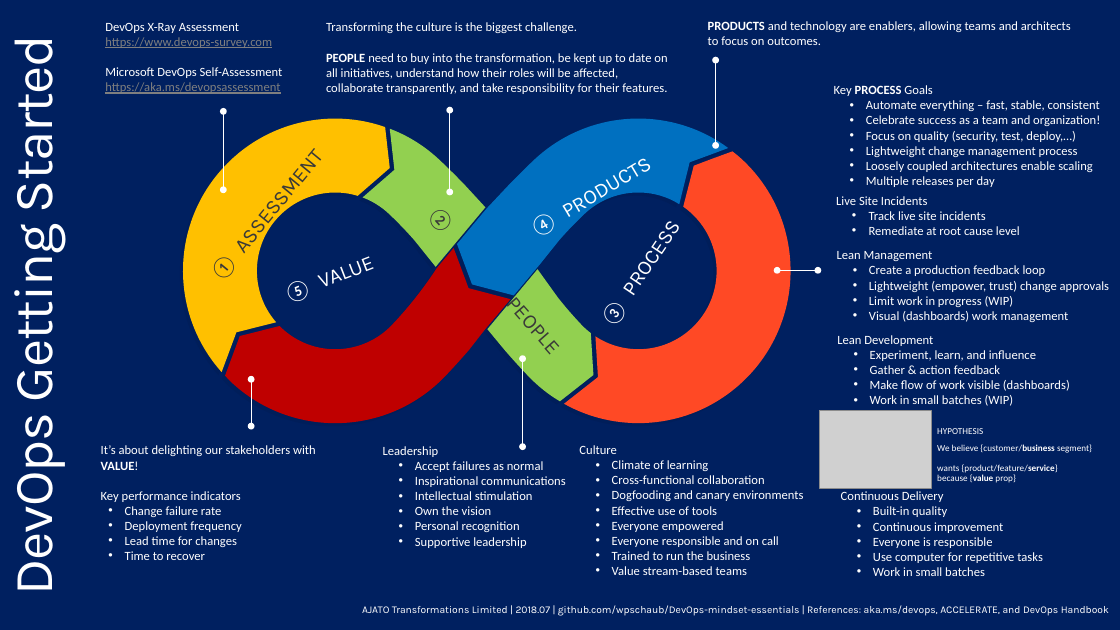
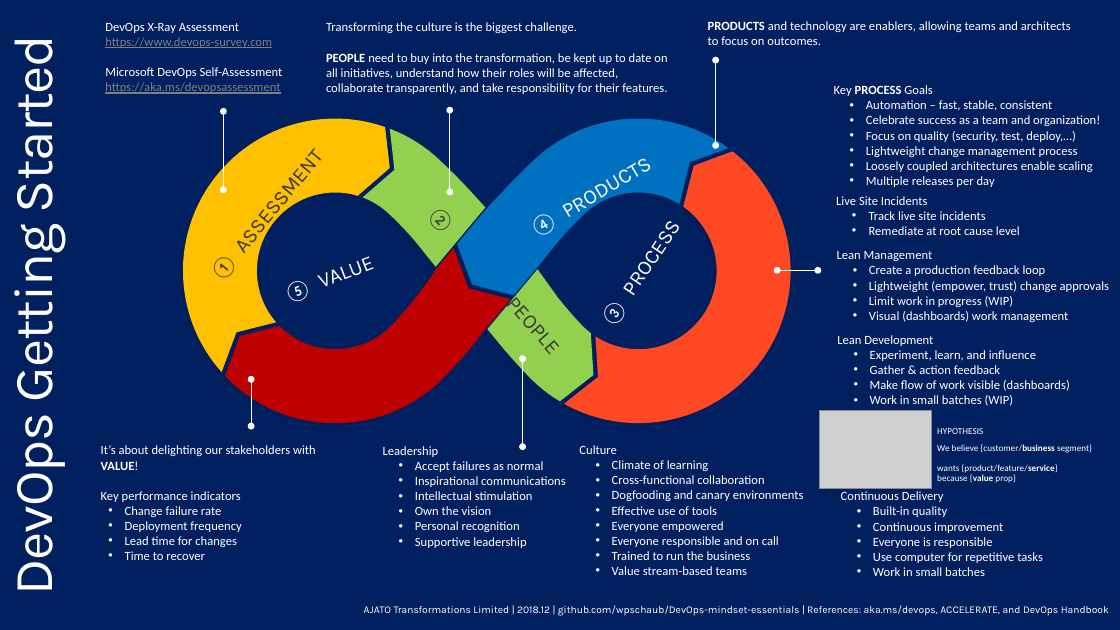
Before and after one commit to wpschaub/quick-reference-posters, a slide deck: slide 2 of src/devops-mindset-essentials/devops-getting-started.pptx. Drawn at 1120x630 pixels with LibreOffice and Linux fonts; fonts in the diff are those of the drawing; grey boxes stand for pictures; background and template pictures are left out. Boxes give left, top, right and bottom in pixels: in the first picture for what was removed or moved away, otherwise in the second. Text is boxed around its words. In the diff, an @@ line names an element or a change of style, - is before the commit and + after.

Commit message:
Change automate everything to automation

```diff
--- a/src/devops-mindset-essentials/devops-getting-started.pptx
+++ b/src/devops-mindset-essentials/devops-getting-started.pptx
@@ text at [866, 100, 1052, 111]: text changed @@
-• Automate everything – fast, stable, consistent
+• Automation – fast, stable, consistent
@@ text at [364, 605, 1109, 615]: text changed @@
-AJATO Transformations Limited | 2018.07 | github.com/wpschaub/DevOps-mindset-essentials | References: aka.ms/devops, ACCELERATE, and DevOps Handbook
+AJATO Transformations Limited | 2018.12 | github.com/wpschaub/DevOps-mindset-essentials | References: aka.ms/devops, ACCELERATE, and DevOps Handbook
```
Also in this commit, not shown: 2 other files.
